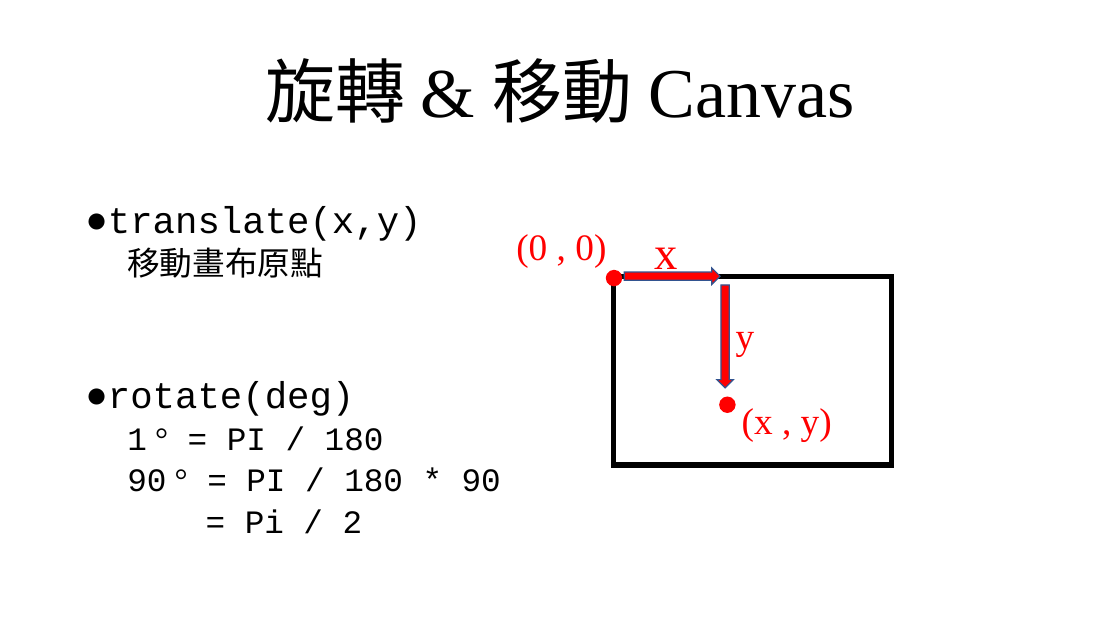
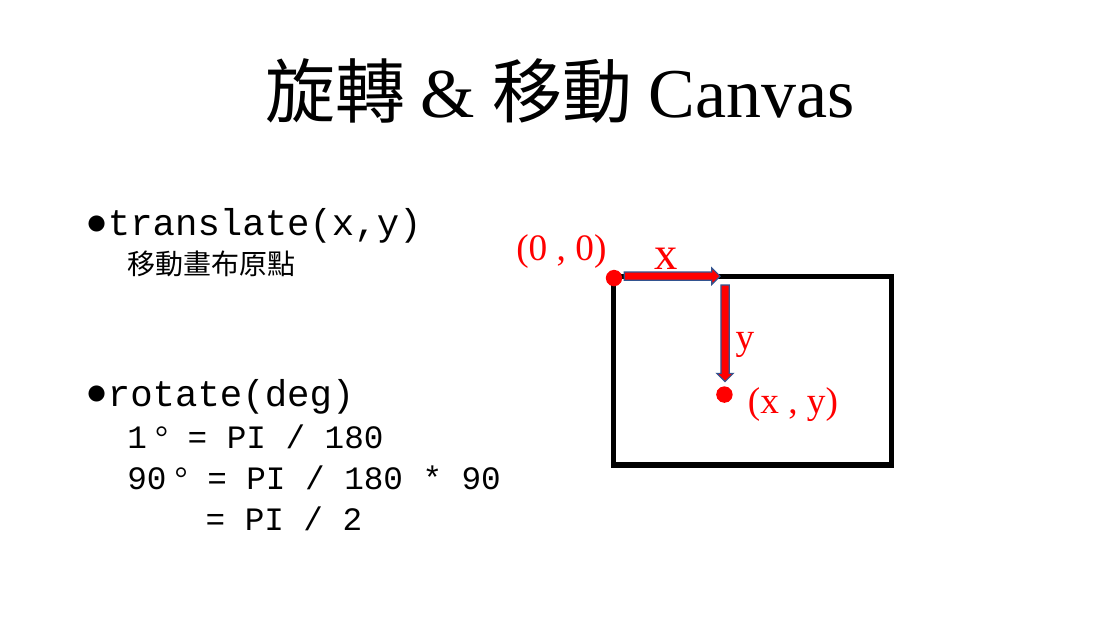
Before and after one commit to beenyan/RLSB, a slide deck: slide 11 of 俄羅斯方塊.pptx (slide 12 before the commit). Drawn at 1120x630 pixels with LibreOffice and Linux fonts; fonts in the diff are those of the drawing; background and template pictures are left out. Boxes give left, top, right and bottom in pixels: in the first picture for what was removed or moved away, otherwise in the second. Text is boxed around its words. In the diff, an @@ line names an element or a change of style, - is before the commit and + after.

Commit message:
ppt

```diff
--- a/俄羅斯方塊.pptx
+++ b/俄羅斯方塊.pptx
@@ text at box(127, 250, 295, 277): size 28 to 24 pt in "移動畫布原點" @@
@@ right arrow: place and size @@
-right arrow at box(717, 285, 734, 389)
+right arrow at box(717, 285, 734, 382)
@@ ellipse: place and size @@
-ellipse at box(719, 397, 736, 413)
+ellipse at box(717, 386, 734, 403)
@@ text "(x , y)": place and size @@
-text "(x , y)" at box(742, 408, 832, 441)
+text "(x , y)" at box(748, 387, 838, 420)
@@ text at box(245, 508, 363, 530): text changed @@
-  = Pi / 2
+  = PI / 2
```
Also in this commit, not shown: 5 other slides changed, 8 slides added, 4 slides removed, 3 other files.
